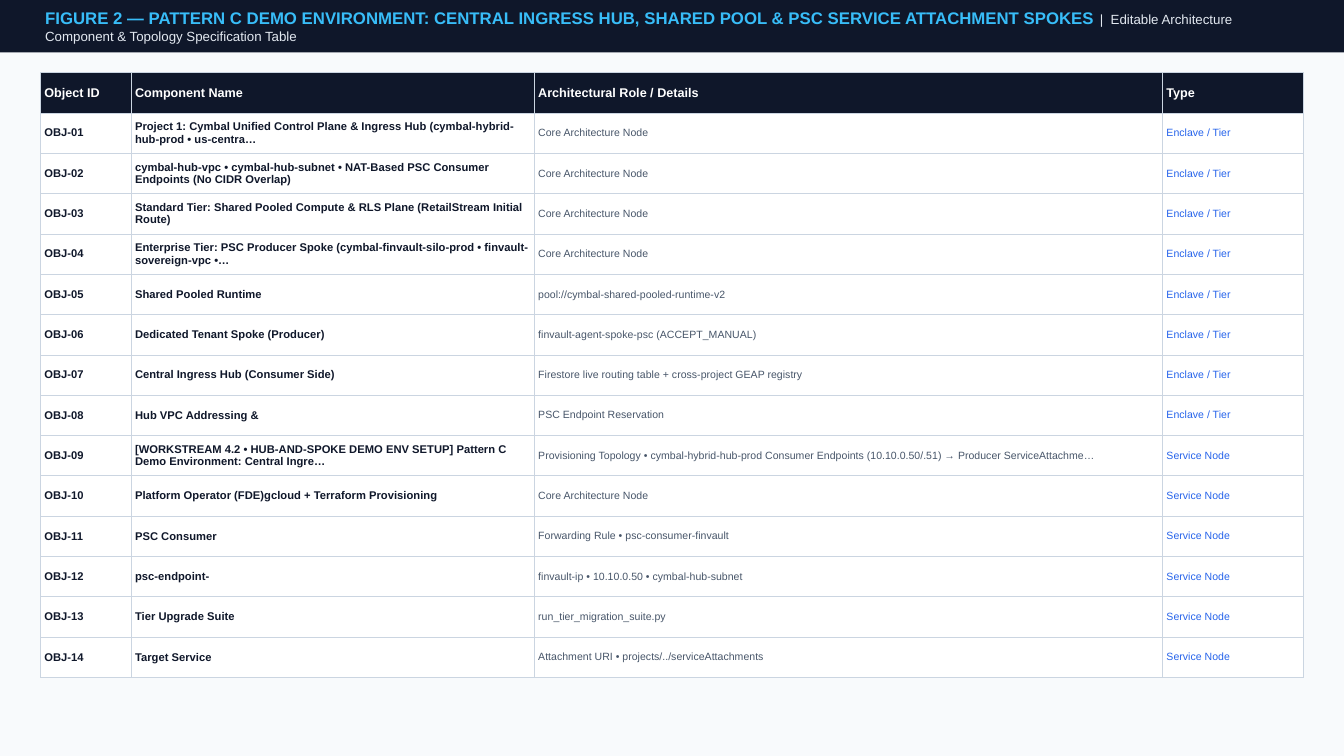
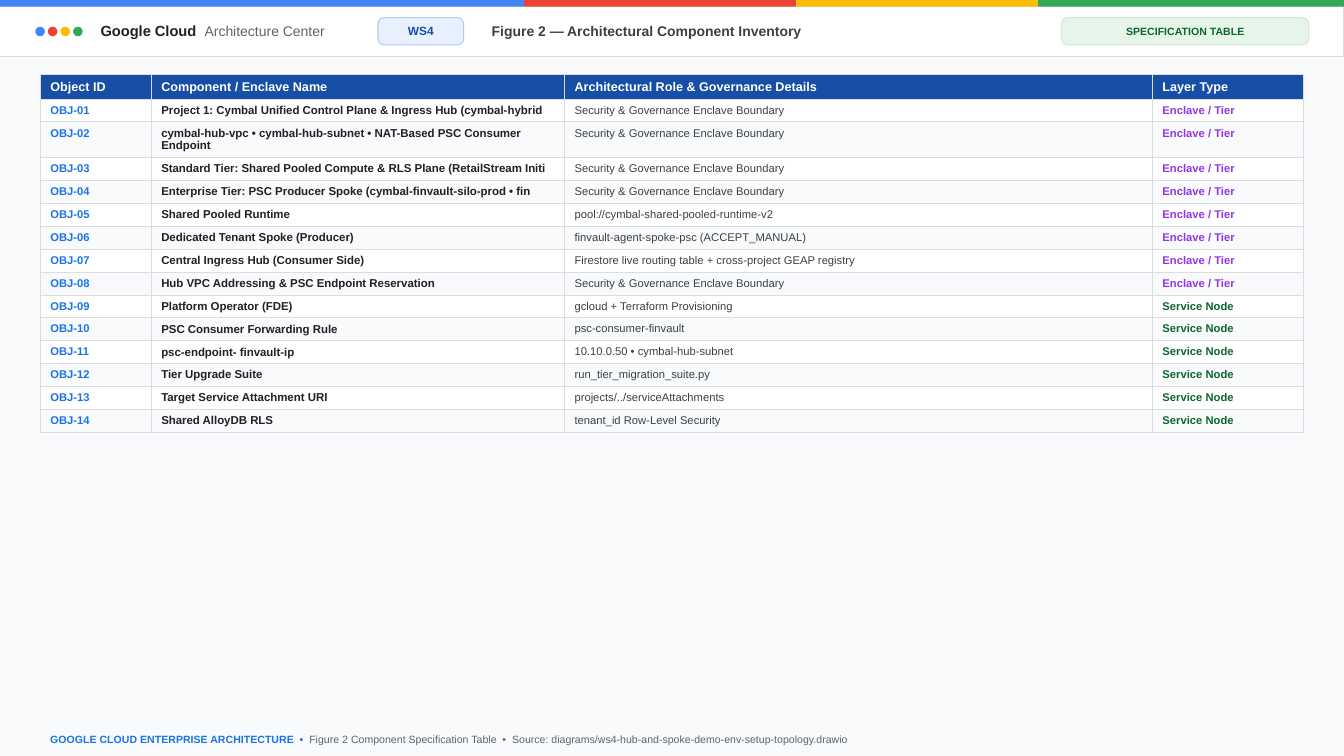
Before and after one commit to nitinaggarwal-12/blogs, a slide deck: slide 46 of slides/geap-multi-tenancy-all-workstreams-editable-slides.pptx. Drawn at 1344x756 pixels with LibreOffice and Linux fonts; fonts in the diff are those of the drawing. Boxes give left, top, right and bottom in pixels: in the first picture for what was removed or moved away, otherwise in the second. Text is boxed around its words. In the diff, an @@ line names an element or a change of style, - is before the commit and + after.

Commit message:
feat(slides+portal): add PromptCanvas Cloud Viewer & Open with Google Slides/Docs split-pill, fix Google Slides OOXML text-box shrink/insets & arrowheads, sync 6 decks + 6 blogs to Drive v3

```diff
--- a/slides/geap-multi-tenancy-all-workstreams-editable-slides.pptx
+++ b/slides/geap-multi-tenancy-all-workstreams-editable-slides.pptx
@@ rectangle: place and size @@
-rectangle at [0, 0, 1344, 52]
+rectangle at [0, 7, 1344, 56]
@@ rectangle at [0, 7, 1344, 56]: fill #0F172A to #FFFFFF; outline none to #DADCE0 0.75 pt @@
@@ rectangle added at [0, 0, 524, 7], fill #4285F4 @@
@@ ellipse added at [35, 27, 45, 37], fill #4285F4 @@
@@ text removed at [45, 12, 1233, 44] @@
-FIGURE 2 — PATTERN C DEMO ENVIRONMENT: CENTRAL INGRESS HUB, SHARED POOL & PSC SERVICE ATTACHMENT SPOKES | Editable Architecture Component & Topology Specification Table
@@ ellipse added at [47, 27, 57, 37], fill #EA4335 @@
@@ ellipse added at [60, 27, 71, 37], fill #FBBC04 @@
@@ ellipse added at [73, 27, 83, 37], fill #34A853 @@
@@ text added at [101, 25, 325, 39], 10 pt, text #5F6368 @@
+Google Cloud Architecture Center
@@ rounded rectangle added at [378, 17, 464, 44], fill #E8F0FE, outline #AECBFA 0.75 pt @@
@@ text added at [408, 27, 434, 35], 8.5 pt, text #174EA6, bold @@
+WS4
@@ text added at [492, 26, 801, 39], 10 pt, text #3C4043, bold @@
+Figure 2 — Architectural Component Inventory
@@ rectangle added at [524, 0, 797, 7], fill #EA4335 @@
@@ rectangle added at [797, 0, 1038, 7], fill #FBBC04 @@
@@ rectangle added at [1038, 0, 1344, 7], fill #34A853 @@
@@ rounded rectangle added at [1062, 17, 1309, 44], fill #E6F4EA, outline #CEEAD6 0.75 pt @@
@@ text added at [1126, 27, 1244, 35], 7.5 pt, text #0D652D, bold @@
+SPECIFICATION TABLE
@@ table at [40, 75, 1304, 431] @@
-row 1: Object ID | Component Name | Architectural Role / Details | Type
+row 1: Object ID | Component / Enclave Name | Architectural Role & Governance Details | Layer Type
-row 2, column 2: Project 1: Cymbal Unified Control Plane & Ingress Hub (cymbal-hybrid-hub-prod • us-centra…
+row 2, column 2: Project 1: Cymbal Unified Control Plane & Ingress Hub (cymbal-hybrid
-row 2, column 3: Core Architecture Node
+row 2, column 3: Security & Governance Enclave Boundary
-row 3, column 2: cymbal-hub-vpc • cymbal-hub-subnet • NAT-Based PSC Consumer Endpoints (No CIDR Overlap)
+row 3, column 2: cymbal-hub-vpc • cymbal-hub-subnet • NAT-Based PSC Consumer Endpoint
-row 3, column 3: Core Architecture Node
+row 3, column 3: Security & Governance Enclave Boundary
-row 4, column 2: Standard Tier: Shared Pooled Compute & RLS Plane (RetailStream Initial Route)
+row 4, column 2: Standard Tier: Shared Pooled Compute & RLS Plane (RetailStream Initi
-row 4, column 3: Core Architecture Node
+row 4, column 3: Security & Governance Enclave Boundary
-row 5, column 2: Enterprise Tier: PSC Producer Spoke (cymbal-finvault-silo-prod • finvault-sovereign-vpc •…
+row 5, column 2: Enterprise Tier: PSC Producer Spoke (cymbal-finvault-silo-prod • fin
-row 5, column 3: Core Architecture Node
+row 5, column 3: Security & Governance Enclave Boundary
-row 9, column 2: Hub VPC Addressing &
+row 9, column 2: Hub VPC Addressing & PSC Endpoint Reservation
-row 9, column 3: PSC Endpoint Reservation
+row 9, column 3: Security & Governance Enclave Boundary
-row 10, column 2: [WORKSTREAM 4.2 • HUB-AND-SPOKE DEMO ENV SETUP] Pattern C Demo Environment: Central Ingre…
+row 10, column 2: Platform Operator (FDE)
-row 10, column 3: Provisioning Topology • cymbal-hybrid-hub-prod Consumer Endpoints (10.10.0.50/.51) → Producer ServiceAttachme…
+row 10, column 3: gcloud + Terraform Provisioning
-row 11, column 2: Platform Operator (FDE)gcloud + Terraform Provisioning
+row 11, column 2: PSC Consumer Forwarding Rule
-row 11, column 3: Core Architecture Node
+row 11, column 3: psc-consumer-finvault
-row 12, column 2: PSC Consumer
+row 12, column 2: psc-endpoint- finvault-ip
-row 12, column 3: Forwarding Rule • psc-consumer-finvault
+row 12, column 3: 10.10.0.50 • cymbal-hub-subnet
-row 13, column 2: psc-endpoint-
+row 13, column 2: Tier Upgrade Suite
-row 13, column 3: finvault-ip • 10.10.0.50 • cymbal-hub-subnet
+row 13, column 3: run_tier_migration_suite.py
-row 14, column 2: Tier Upgrade Suite
+row 14, column 2: Target Service Attachment URI
-row 14, column 3: run_tier_migration_suite.py
+row 14, column 3: projects/../serviceAttachments
-row 15, column 2: Target Service
+row 15, column 2: Shared AlloyDB RLS
-row 15, column 3: Attachment URI • projects/../serviceAttachments
+row 15, column 3: tenant_id Row-Level Security
@@ fill #0F172A to #174EA6 in row 1 @@
@@ fill #FFFFFF to #F8FAFC in 28 cells @@
@@ text colour #0F172A to #1A73E8 in "OBJ-01", "OBJ-02", "OBJ-03", "OBJ-04" and 10 more places @@
@@ size 7.5 to 8 pt in "Enclave / Tier", "Enclave / Tier", "Enclave / Tier", "Enclave / Tier" and 13 more places @@
@@ text colour #2563EB to #9334E6 in "Enclave / Tier", "Enclave / Tier", "Enclave / Tier", "Enclave / Tier" and 4 more places @@
@@ bold on in "Enclave / Tier", "Enclave / Tier", "Enclave / Tier", "Enclave / Tier" and 10 more places @@
@@ size 8 to 8.2 pt, text colour #0F172A to #202124 in "Shared Pooled Runtime", "Dedicated Tenant Spoke (Producer)", "Central Ingress Hub (Consumer Side)" @@
@@ text colour #475569 to #3C4043 in "pool://cymbal-shared-pooled-runtime-v2", "finvault-agent-spoke-psc (ACCEPT_MANUAL)", "Firestore live routing table + cross-project GEAP ..." @@
@@ text colour #2563EB to #0D652D in "Service Node", "Service Node", "Service Node", "Service Node" and 2 more places @@
@@ borders changed @@
@@ text added at [50, 735, 847, 745], 7.5 pt, text #5F6368 @@
+GOOGLE CLOUD ENTERPRISE ARCHITECTURE • Figure 2 Component Specification Table • Source: diagrams/ws4-hub-and-spoke-demo-env-setup-topology.drawio
```
Also in this commit, not shown: 46 other slides changed, 13 slides added, 13 slides removed, 17 other files.
